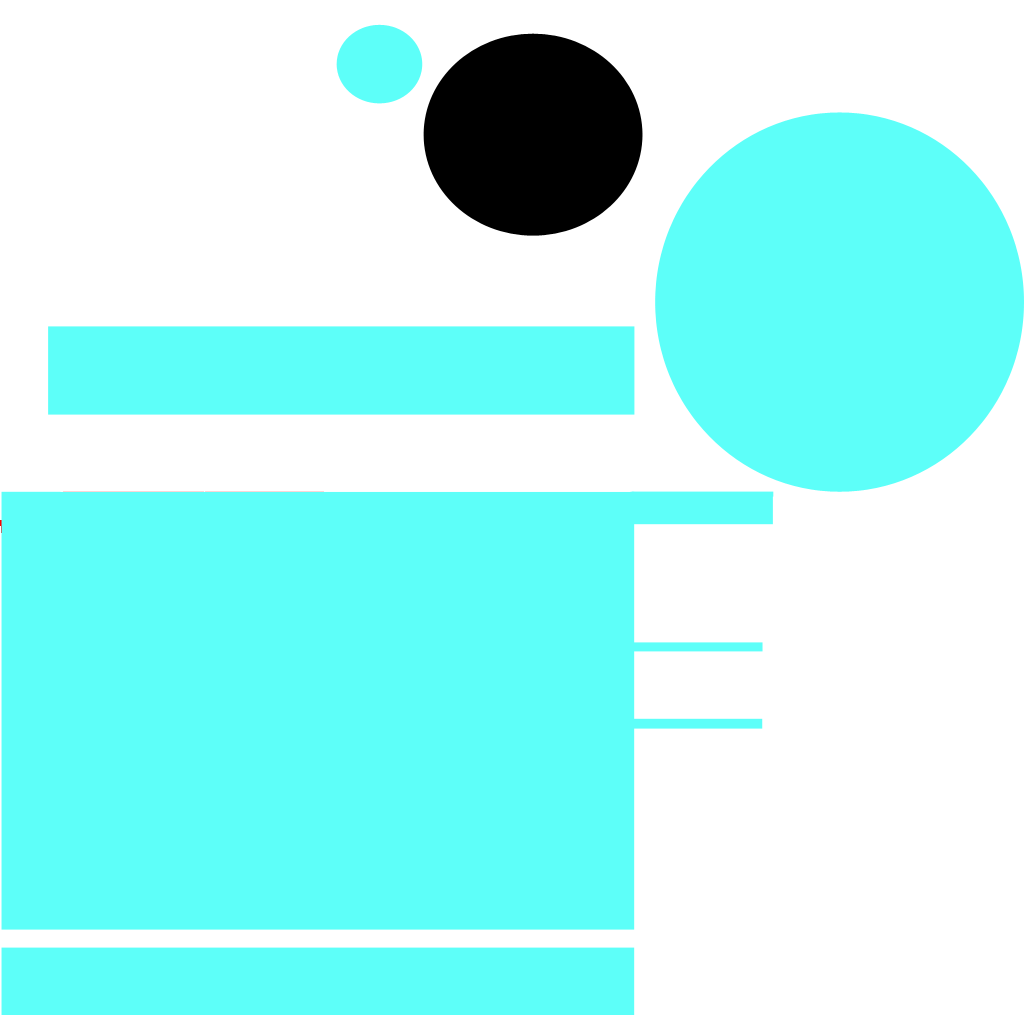
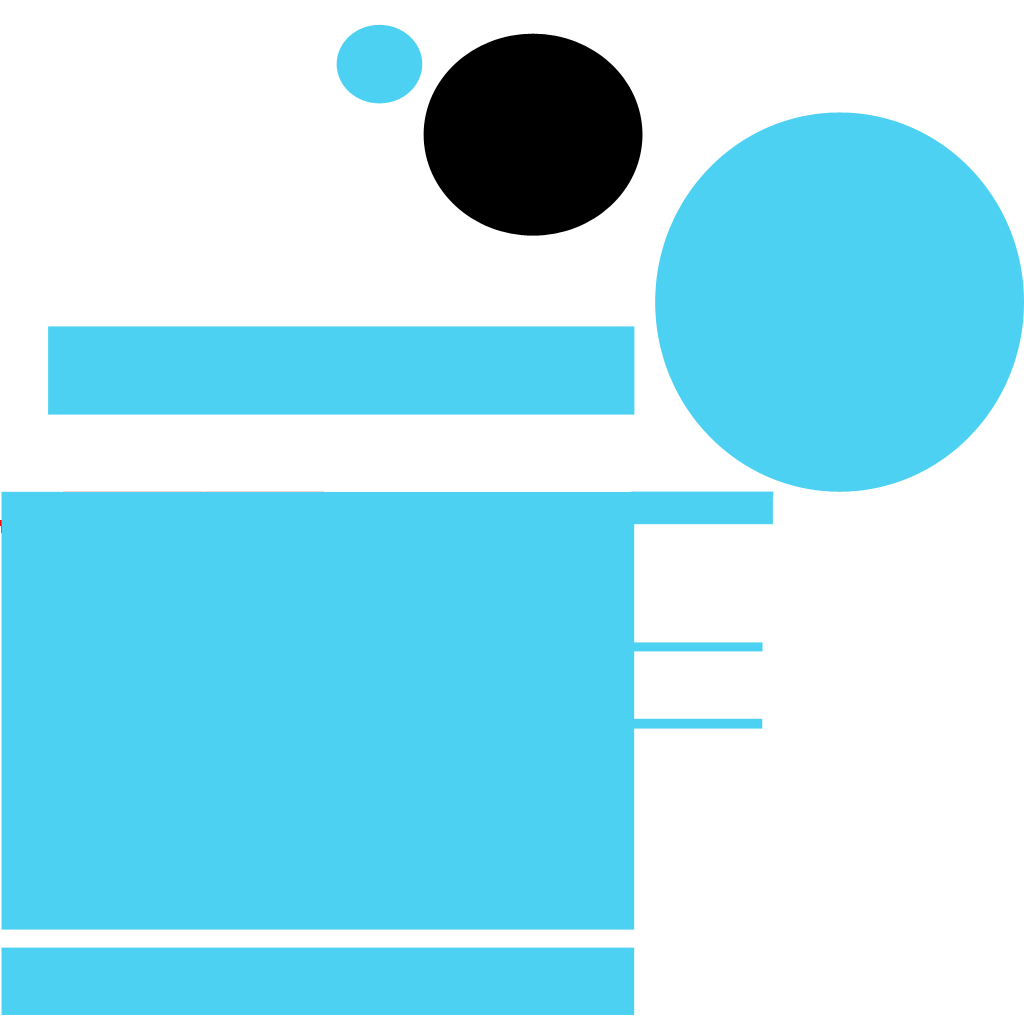
Layers edited between the first and the second 1024px x 1024px image:
painted on "Shape 10" over [336, 24, 423, 104]
painted on "Shape 9" over [630, 718, 763, 729]
painted on "Shape 8" over [632, 642, 763, 652]
painted on "Shape 7" over [631, 491, 774, 525]
painted on "Shape 6" over [655, 112, 1024, 492]
painted on "Shape 13" over [48, 326, 635, 415]
painted on "Shape 1" over [1, 491, 635, 1015]
